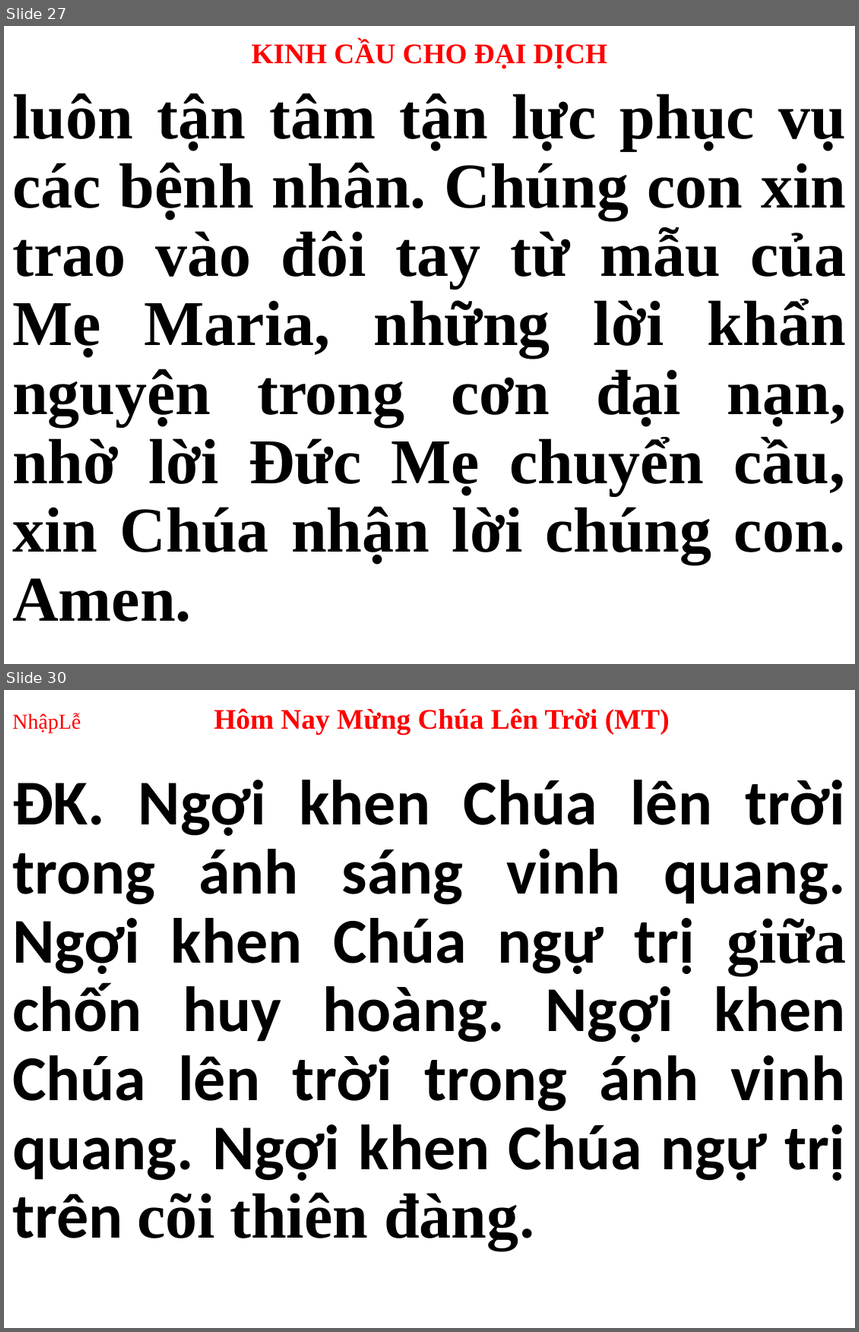
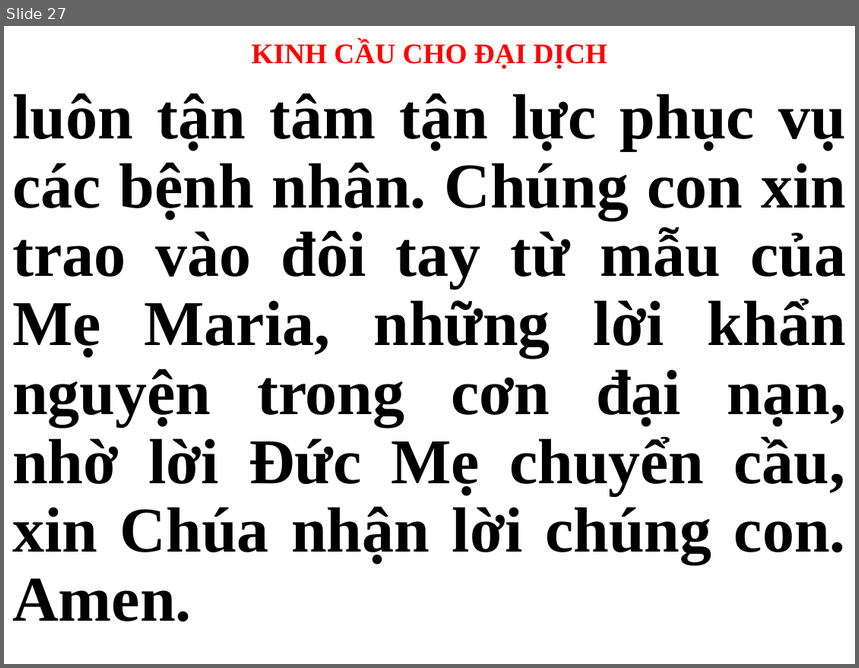
Before and after one commit to peteranh99/usb-songs, a slide deck: CN.pptx. Shown one above the other, each under a label of ours: slides 27 and 30 before the commit, slide 27 after it; the slides between them are not shown. The pictures are 859x1332 and 859x668 pixels, drawn with LibreOffice and Linux fonts; fonts in the diff are those of the drawing. Boxes give left, top, right and bottom in pixels: in the first picture for what was removed or moved away, otherwise in the second. Text is boxed around its words. In the diff, an @@ line names an element or a change of style, - is before the commit and + after.

```diff
--- a/CN.pptx
+++ b/CN.pptx
@@ slide 30 removed at bbox=[4, 690, 855, 1328], background #FFFFFF @@
@@ title removed at bbox=[12, 708, 670, 734] @@
-NhậpLễ Hôm Nay Mừng Chúa Lên Trời (MT)
@@ subtitle removed at bbox=[12, 780, 847, 1250] @@
-ÐK. Ngợi khen Chúa lên trời trong ánh sáng vinh quang. Ngợi khen Chúa ngự trị giữa chốn huy hoàng. Ngợi khen Chúa lên trời trong ánh vinh quang. Ngợi khen Chúa ngự trị trên cõi thiên đàng.
```
Also in this commit, not shown: 28 other slides changed, 53 slides added, 38 other slides removed, 2 other files.
